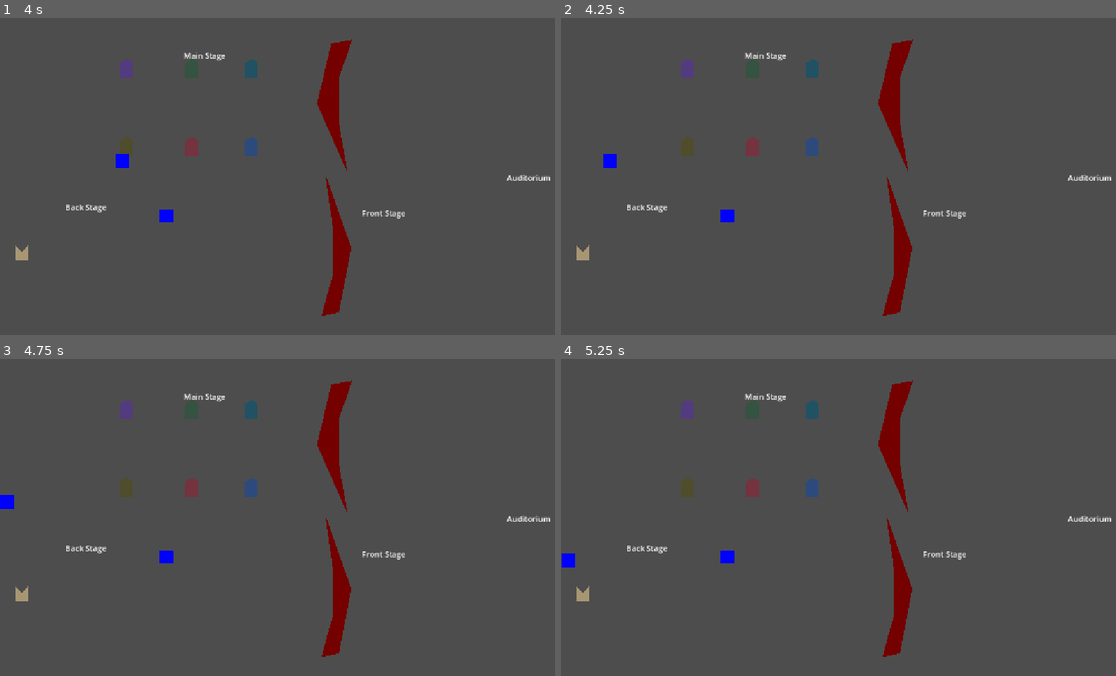
Above: before the commit, frames 1-4 (two rows, left to right).
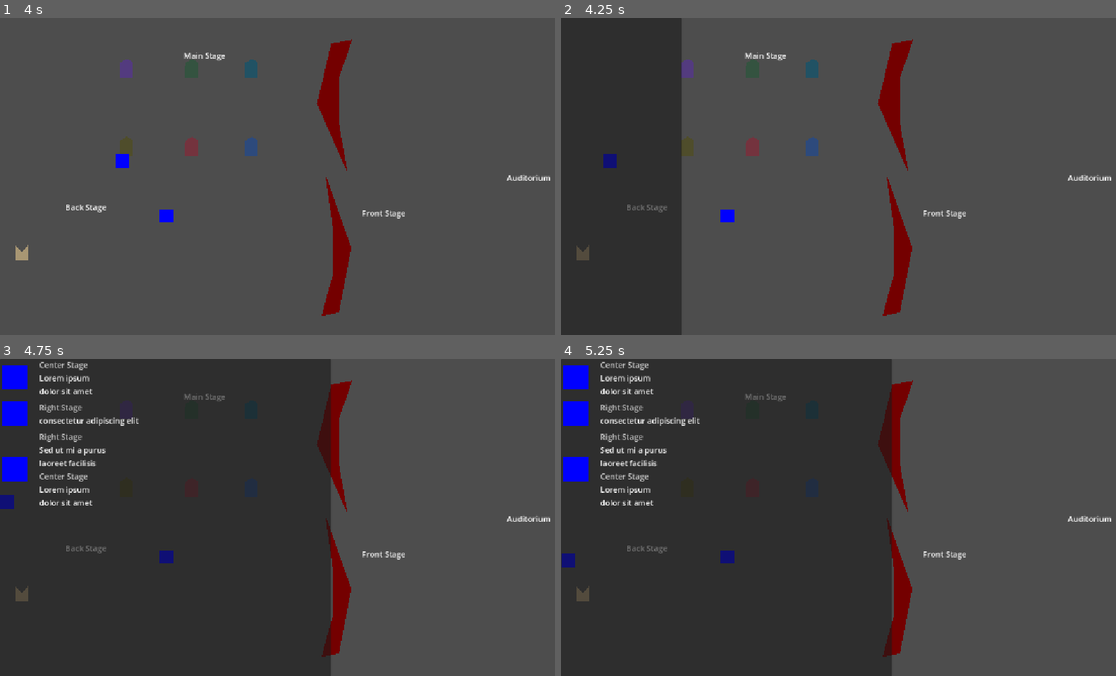
Above: after the commit, the same moments.

Repository: GomaGames/GGJ-2026
Game: Godot game, scene res://scenes/TitleScreen.tscn
Two runs of this game, one before a commit and one after it. Both use one fixed random seed, a clock stepped at 60 frames per second and the inputs below.
Inputs:
- Up to frame 1 (4 s): tap A (player_1_a) at 0.5 s; hold Right 0.53-1.28 s; hold A (player_1_a) 0.53-1.28 s; tap Space at 0.77, 1.52, 3.02, 3.77 s; tap Enter at 1.25, 2, 2.75 s; hold Down 1.28-2.03 s; tap D (player_1_d) at 1.35 s; hold Right 2.03-2.78 s; hold S (player_1_s) 2.03-2.78 s; hold Up 2.78-3.53 s; tap W (player_1_w) at 2.85 s; hold Left from 3.53 s (still down); hold Backspace from 3.53 s (still down)
- Up to frame 2 (4.25 s): keep holding Left; keep holding Backspace; tap P (debug_toggle_script, bound only after the commit) at 4.15 s
- Up to frame 3 (4.75 s): keep holding Left; release Backspace at 4.28 s; tap Enter at 4.35 s; tap Space at 4.52 s
- Up to frame 4 (5.25 s): tap Enter at 5 s; release Left at 5.03 s; hold Down from 5.03 s (still down); tap Keypad Enter at 5.1 s

Frame 1 is identical in both runs. In frame 2, 22% of the frame differs, in the area x 0-22%, y 0-100%; in frame 3, 59%, in the area x 0-60%, y 0-100%; in frame 4, 59%.

Commit message:
Added basic functionality for toggling the script open/closed. Debug key is "P"

Diff:
--- a/project.godot
+++ b/project.godot
@@ -46,6 +46,11 @@
 "events": [Object(InputEventKey,"resource_local_to_scene":false,"resource_name":"","device":0,"window_id":0,"alt_presse …(189 unchanged characters)…
 ]
 }
+debug_toggle_script={
+"deadzone": 0.2,
+"events": [Object(InputEventKey,"resource_local_to_scene":false,"resource_name":"","device":0,"window_id":0,"alt_pressed":false,"shift_pressed":false,"ctrl_pressed":false,"meta_pressed":false,"pressed":false,"keycode":0,"physical_keycode":80,"key_label":0,"unicode":0,"location":0,"echo":false,"script":null)
+]
+}
 
 [physics]
 
--- a/scenes/MainScene.tscn
+++ b/scenes/MainScene.tscn
@@ -2,6 +2,7 @@
 
 [ext_resource type="PackedScene" uid="uid://player" path="res://scenes/Player.tscn" id="1_echbf"]
 [ext_resource type="Script" uid="uid://k4o0wg3ib2tx" path="res://scripts/MainScene.gd" id="2_main"]
+[ext_resource type="Script" uid="uid://cf2m3fowcxc4t" path="res://scenes/script_background.gd" id="3_c6dvc"]
 
 [sub_resource type="RectangleShape2D" id="RectangleShape2D_echbf"]
 size = Vector2(42, 34)
@@ -198,21 +199,22 @@
 shape = SubResource("RectangleShape2D_interaction")
 
 [node name="PlayScript" type="CanvasLayer" parent="." unique_id=2100000001]
+
+[node name="oldBackground" type="ColorRect" parent="PlayScript" unique_id=2100000002]
 visible = false
-
-[node name="Background" type="ColorRect" parent="PlayScript" unique_id=2100000002]
 anchors_preset = 9
 anchor_bottom = 1.0
 offset_right = 768.0
 grow_vertical = 2
 color = Color(0, 0, 0, 0.5)
 
-[node name="ActionList" type="VBoxContainer" parent="PlayScript/Background" unique_id=2100000003]
+[node name="Script Background" type="PanelContainer" parent="PlayScript" unique_id=533913535]
+visible = false
+offset_right = 676.0
+offset_bottom = 649.0
+script = ExtResource("3_c6dvc")
+
+[node name="ActionList" type="VBoxContainer" parent="PlayScript/Script Background" unique_id=2100000003]
 unique_name_in_owner = true
-layout_mode = 1
-anchors_preset = 15
-anchor_right = 1.0
-anchor_bottom = 1.0
-grow_horizontal = 2
-grow_vertical = 2
+layout_mode = 2
 theme_override_constants/separation = 10
--- /dev/null
+++ b/scenes/script_background.gd
@@ -0,0 +1,32 @@
+extends PanelContainer
+
+@onready var tween := get_tree().create_tween()
+var isOpen := false
+
+var hidden_pos:Vector2
+var shown_pos:Vector2
+
+# Called when the node enters the scene tree for the first time.
+func _ready() -> void:
+	shown_pos = position
+
+	hidden_pos = Vector2(-size.x, position.y)
+
+	position = hidden_pos
+	visible = true
+
+func toggle():
+	isOpen = !isOpen
+	tween.kill()
+	tween = get_tree().create_tween()
+	var target = shown_pos if isOpen else hidden_pos
+
+	tween.tween_property(self, "position", target, 0.35).set_trans(Tween.TRANS_SINE).set_ease(Tween.EASE_OUT)
+
+# Called every frame. 'delta' is the elapsed time since the previous frame.
+func _process(delta: float) -> void:
+	pass
+
+func _input(event: InputEvent) -> void:
+	if event.is_action_pressed("debug_toggle_script"):
+		toggle()
Not shown, added: scenes/script_background.gd.uid
